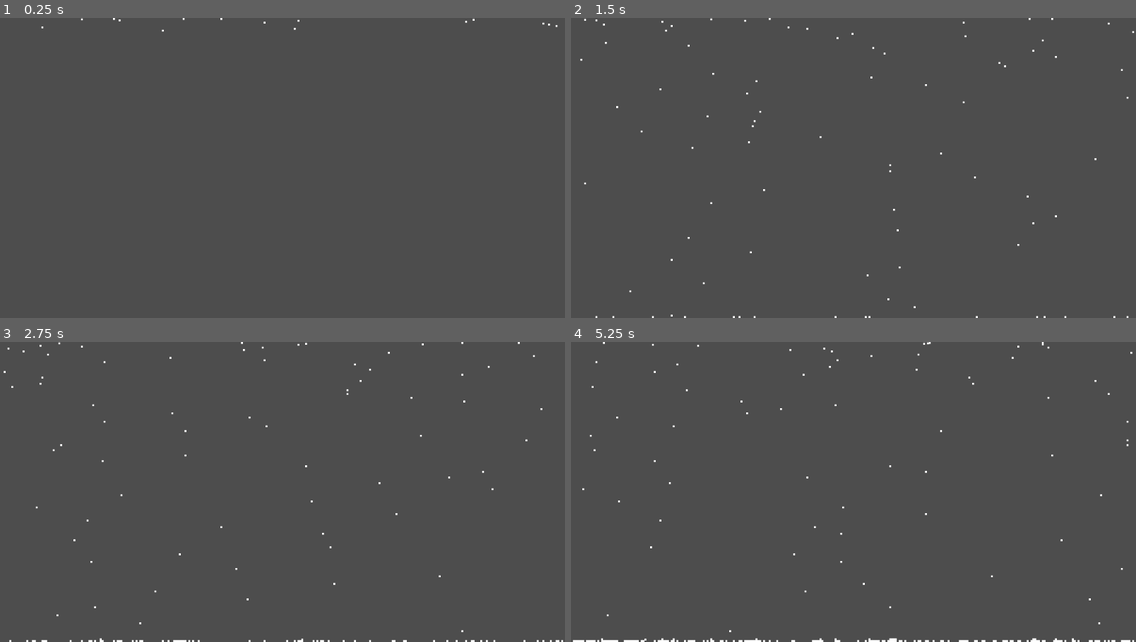
Above: before the commit, frames 1-4 (two rows, left to right).
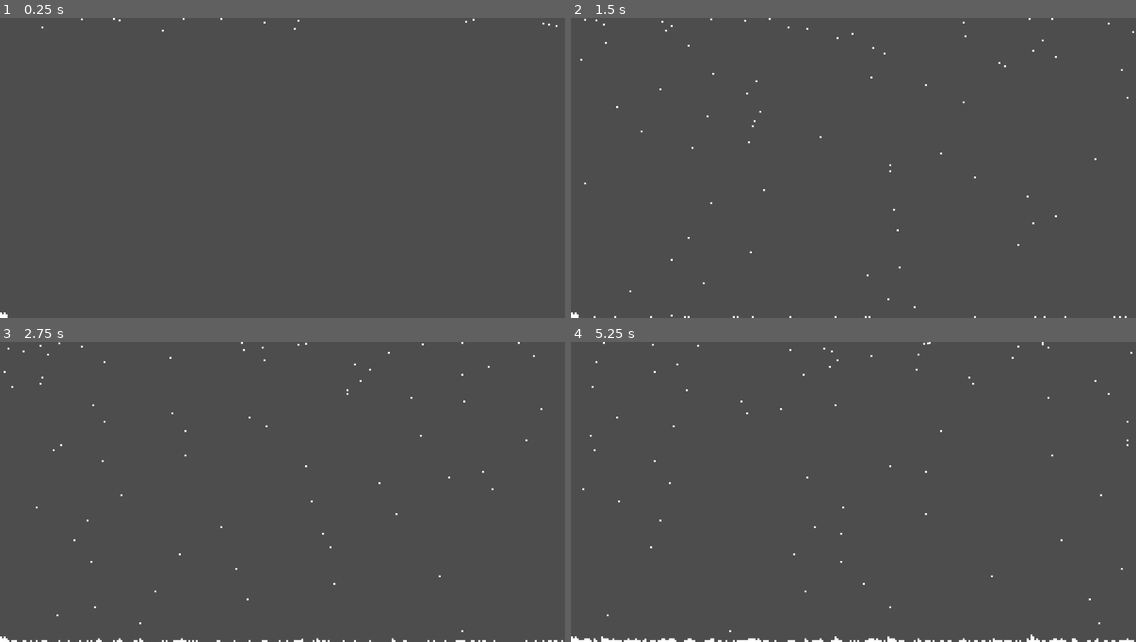
Above: after the commit, the same moments.

Repository: Cidragon/Terrain-modification-with-texture
Game: Godot game, scene res://main.tscn
Two runs of this game, one before a commit and one after it. Both use one fixed random seed, a clock stepped at 60 frames per second and the inputs below. The engine's default icon, where the game draws it, is replaced by a stand-in: a white triangle on a blue panel in a dark square.
Inputs:
- Up to frame 1 (0.25 s): no input
- Up to frame 2 (1.5 s): no input
- Up to frame 3 (2.75 s): no input
- Up to frame 4 (5.25 s): no input

The runs differ from the first frame. In frame 1, less than 0.1% of the frame differs, in the area x 0-2%, y 98-100%; in frame 2, less than 0.1%; in frame 3, 0.2%; in frame 4, 0.4%, in the area x 0-100%, y 97-100%.

Commit message:
fix bug with stacking terrain sprites

Diff:
--- a/Terrain Falling.gd
+++ b/Terrain Falling.gd
@@ -4,7 +4,7 @@
 @export var physic_body_script : Script
 
 func _process(delta: float) -> void:
-	var random_index : int = get_random_value(Main.TERRAIN_MAX_WIDTH)
+	var random_index : int = get_random_value(Main.TERRAIN_MAX_WIDTH - 1)
 
 	var physics_body : RigidBody2D = RigidBody2D.new()
 	physics_body.set_script(physic_body_script)
@@ -20,4 +20,4 @@
 func get_random_value(max_value : int) -> int:
 	var rng = RandomNumberGenerator.new()
 	rng.randomize()
-	return rng.randi_range(0, max_value - 1)
+	return rng.randi_range(0, max_value)
--- a/Terrain manager.gd
+++ b/Terrain manager.gd
@@ -16,9 +16,8 @@
 
 		if random_value == 1:
 			heigth_sprites[index].flip_h = true
-			return
-
-		heigth_sprites[index].flip_h = false
+		else:
+			heigth_sprites[index].flip_h = false
 
 	heigth_sprites[index].frame = value
 	pass
@@ -28,7 +27,7 @@
 		var new_sprite : Sprite2D =  Sprite2D.new()
 		new_sprite.texture = heigth_texture
 		new_sprite.centered = false
-		new_sprite.position = Vector2(i * Main.TEXTURE_SIZE, 640 - heigth_texture.get_height())
+		new_sprite.position = Vector2(i * Main.TEXTURE_SIZE * 2, 640 - heigth_texture.get_height())
 		new_sprite.hframes = 21
 		new_sprite.frame = 0
 
--- a/main.gd
+++ b/main.gd
@@ -19,5 +19,5 @@
 
 func add_value_to_terrain_by_index(index : int) -> void:
 	terrain_heigth[index] = min(terrain_heigth[index] + 1, TERRAIN_MAX_HEIGTH)
-	#print(terrain_heigth)
+	print(terrain_heigth)
 	terrain_manager.update_terrain(index, terrain_heigth[index])
--- a/main.tscn
+++ b/main.tscn
@@ -27,3 +27,11 @@
 texture = ExtResource("6_jvpex")
 centered = false
 hframes = 21
+frame = 5
+
+[node name="Sprite2D2" type="Sprite2D" parent="."]
+position = Vector2(8, 560)
+texture = ExtResource("6_jvpex")
+centered = false
+hframes = 21
+frame = 5
--- a/terrain_object.gd
+++ b/terrain_object.gd
@@ -7,4 +7,5 @@
 		queue_free()
 
 func get_terrain_index() -> int:
-	return position.x / Main.TEXTURE_SIZE
+	print(position.x / (Main.TEXTURE_SIZE * 2))
+	return position.x / (Main.TEXTURE_SIZE * 2)
